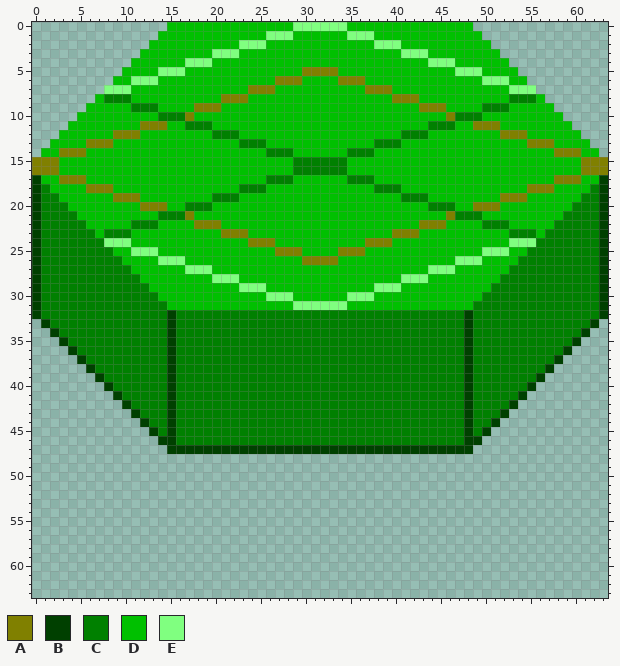
Two versions of one pixel-art sprite, DevelUp.gmx/sprites/images/spr_tile_0.png. Above: the version before the commit.
The file is 64x64 pixels.
Palette (. is transparent): A #808000  B #004000  C #008000  D #00c000  E #80ff80
Pixels before (only the part around the change), first column x 0:
 0 ...............DDDDDDDDDDDDDDEEEEEEDDDDDDDDDDDDDD...............
 1 ..............DDDDDDDDDDDDEEEDDDDDDEEEDDDDDDDDDDDD..............
 2 .............DDDDDDDDDDEEEDDDDDDDDDDDDEEEDDDDDDDDDD.............
 3 ............DDDDDDDDEEEDDDDDDDDDDDDDDDDDDEEEDDDDDDDD............
 4 ...........DDDDDDEEEDDDDDDDDDDDDDDDDDDDDDDDDEEEDDDDDD...........
 5 ..........DDDDEEEDDDDDDDDDDDDDAAAADDDDDDDDDDDDDEEEDDDD..........
 6 .........DDEEEDDDDDDDDDDDDDAAADDDDAAADDDDDDDDDDDDDEEEDD.........
 7 ........EEEDDDDDDDDDDDDDAAADDDDDDDDDDAAADDDDDDDDDDDDDEEE........
 8 .......DCCCDDDDDDDDDDAAADDDDDDDDDDDDDDDDAAADDDDDDDDDDCCCD.......
 9 ......DDDDDCCCDDDDAAADDDDDDDDDDDDDDDDDDDDDDAAADDDDCCCDDDDD......
10 .....DDDDDDDDDCCCADDDDDDDDDDDDDDDDDDDDDDDDDDDDACCCDDDDDDDDD.....
11 ....DDDDDDDDAAADDCCCDDDDDDDDDDDDDDDDDDDDDDDDCCCDDAAADDDDDDDD....
12 ...DDDDDDAAADDDDDDDDCCCDDDDDDDDDDDDDDDDDDCCCDDDDDDDDAAADDDDDD...
13 ..DDDDAAADDDDDDDDDDDDDDCCCDDDDDDDDDDDDCCCDDDDDDDDDDDDDDAAADDDD..
14 .DDAAADDDDDDDDDDDDDDDDDDDDCCCDDDDDDCCCDDDDDDDDDDDDDDDDDDDDAAADD.
15 AAADDDDDDDDDDDDDDDDDDDDDDDDDDCCCCCCDDDDDDDDDDDDDDDDDDDDDDDDDDAAA
16 AAADDDDDDDDDDDDDDDDDDDDDDDDDDCCCCCCDDDDDDDDDDDDDDDDDDDDDDDDDDAAA
17 BDDAAADDDDDDDDDDDDDDDDDDDDCCCDDDDDDCCCDDDDDDDDDDDDDDDDDDDDAAADDB
18 BCDDDDAAADDDDDDDDDDDDDDCCCDDDDDDDDDDDDCCCDDDDDDDDDDDDDDAAADDDDCB
19 BCCDDDDDDAAADDDDDDDDCCCDDDDDDDDDDDDDDDDDDCCCDDDDDDDDAAADDDDDDCCB
20 BCCCDDDDDDDDAAADDCCCDDDDDDDDDDDDDDDDDDDDDDDDCCCDDAAADDDDDDDDCCCB
21 BCCCCDDDDDDDDDCCCADDDDDDDDDDDDDDDDDDDDDDDDDDDDACCCDDDDDDDDDCCCCB
22 BCCCCCDDDDDCCCDDDDAAADDDDDDDDDDDDDDDDDDDDDDAAADDDDCCCDDDDDCCCCCB
23 BCCCCCCDCCCDDDDDDDDDDAAADDDDDDDDDDDDDDDDAAADDDDDDDDDDCCCDCCCCCCB
24 BCCCCCCCEEEDDDDDDDDDDDDDAAADDDDDDDDDDAAADDDDDDDDDDDDDEEECCCCCCCB
25 BCCCCCCCCDDEEEDDDDDDDDDDDDDAAADDDDAAADDDDDDDDDDDDDEEEDDCCCCCCCCB
26 BCCCCCCCCCDDDDEEEDDDDDDDDDDDDDAAAADDDDDDDDDDDDDEEEDDDDCCCCCCCCCB
27 BCCCCCCCCCCDDDDDDEEEDDDDDDDDDDDDDDDDDDDDDDDDEEEDDDDDDCCCCCCCCCCB
28 BCCCCCCCCCCCDDDDDDDDEEEDDDDDDDDDDDDDDDDDDEEEDDDDDDDDCCCCCCCCCCCB
29 BCCCCCCCCCCCCDDDDDDDDDDEEEDDDDDDDDDDDDEEEDDDDDDDDDDCCCCCCCCCCCCB
30 BCCCCCCCCCCCCCDDDDDDDDDDDDEEEDDDDDDEEEDDDDDDDDDDDDCCCCCCCCCCCCCB
31 BCCCCCCCCCCCCCCDDDDDDDDDDDDDDEEEEEEDDDDDDDDDDDDDDCCCCCCCCCCCCCCB
32 BCCCCCCCCCCCCCCBCCCCCCCCCCCCCCCCCCCCCCCCCCCCCCCCBCCCCCCCCCCCCCCB
33 .BCCCCCCCCCCCCCBCCCCCCCCCCCCCCCCCCCCCCCCCCCCCCCCBCCCCCCCCCCCCCB.
34 ..BCCCCCCCCCCCCBCCCCCCCCCCCCCCCCCCCCCCCCCCCCCCCCBCCCCCCCCCCCCB..
35 ...BCCCCCCCCCCCBCCCCCCCCCCCCCCCCCCCCCCCCCCCCCCCCBCCCCCCCCCCCB...
36 ....BCCCCCCCCCCBCCCCCCCCCCCCCCCCCCCCCCCCCCCCCCCCBCCCCCCCCCCB....
37 .....BCCCCCCCCCBCCCCCCCCCCCCCCCCCCCCCCCCCCCCCCCCBCCCCCCCCCB.....
38 ......BCCCCCCCCBCCCCCCCCCCCCCCCCCCCCCCCCCCCCCCCCBCCCCCCCCB......
39 .......BCCCCCCCBCCCCCCCCCCCCCCCCCCCCCCCCCCCCCCCCBCCCCCCCB.......
40 ........BCCCCCCBCCCCCCCCCCCCCCCCCCCCCCCCCCCCCCCCBCCCCCCB........
41 .........BCCCCCBCCCCCCCCCCCCCCCCCCCCCCCCCCCCCCCCBCCCCCB.........
42 ..........BCCCCBCCCCCCCCCCCCCCCCCCCCCCCCCCCCCCCCBCCCCB..........
43 ...........BCCCBCCCCCCCCCCCCCCCCCCCCCCCCCCCCCCCCBCCCB...........
44 ............BCCBCCCCCCCCCCCCCCCCCCCCCCCCCCCCCCCCBCCB............
45 .............BCBCCCCCCCCCCCCCCCCCCCCCCCCCCCCCCCCBCB.............
46 ..............BBCCCCCCCCCCCCCCCCCCCCCCCCCCCCCCCCBB..............
47 ...............BBBBBBBBBBBBBBBBBBBBBBBBBBBBBBBBBB...............
48 ................................................................
49 ................................................................
50 ................................................................
51 ................................................................
52 ................................................................
53 ................................................................
54 ................................................................
55 ................................................................
56 ................................................................
After the commit:
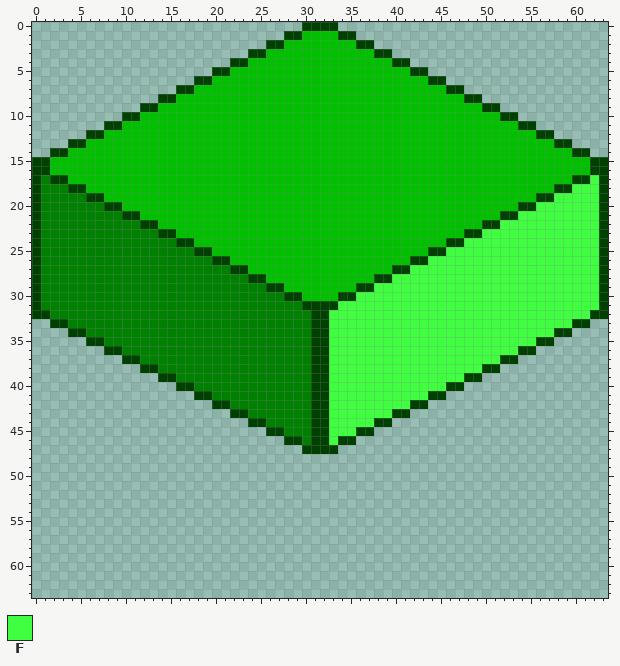
Colours new in this view: F #40ff40
Changes in this commit:
Changed rows in their new state; - is an unchanged pixel.
first column x 0:
 0 ---------------...............BBBB...............---------------
 1 --------------..............BB----BB..............--------------
 2 -------------.............BB--------BB.............-------------
 3 ------------............BB------------BB............------------
 4 -----------...........BB----------------BB...........-----------
 5 ----------..........BB--------DDDD--------BB..........----------
 6 ---------.........BB-------DDD----DDD-------BB.........---------
 7 --------........BB------DDD----------DDD------BB........--------
 8 -------.......BB-----DDD----------------DDD-----BB.......-------
 9 ------......BB----DDD----------------------DDD----BB......------
10 -----.....BB--DDDD----------------------------DDDD--BB.....-----
11 ----....BB--DDD--DDD------------------------DDD--DDD--BB....----
12 ---...BB-DDD--------DDD------------------DDD--------DDD-BB...---
13 --..BBDDD--------------DDD------------DDD--------------DDDBB..--
14 -.BBDD--------------------DDD------DDD--------------------DDBB.-
15 BBD--------------------------DDDDDD--------------------------DBB
16 BBD--------------------------DDDDDD--------------------------DBB
17 -CBBDD--------------------DDD------DDD--------------------DDBBF-
18 --CCBBDDD--------------DDD------------DDD--------------DDDBBFFF-
19 ---CCCBB-DDD--------DDD------------------DDD--------DDD-BBFFFFF-
20 ----CCCCBB--DDD--DDD------------------------DDD--DDD--BBFFFFFFF-
21 -----CCCCCBB--DDDD----------------------------DDDD--BBFFFFFFFFF-
22 ------CCCCC-BB----DDD----------------------DDD----BBFFFFFFFFFFF-
23 -------C---CCCBB-----DDD----------------DDD-----BBFFFFFFFFFFFFF-
24 --------CCCCCCCCBB------DDD----------DDD------BBFFFFFFFFFFFFFFF-
25 ---------CCCCCCCCCBB-------DDD----DDD-------BBFFFFFFFFFFFFFFFFF-
26 ----------CCCCCCCCCCBB--------DDDD--------BBFFFFFFFFFFFFFFFFFFF-
27 -----------CCCCCCCCCCCBB----------------BBFFFFFFFFFFFFFFFFFFFFF-
28 ------------CCCCCCCCCCCCBB------------BBFFFFFFFFFFFFFFFFFFFFFFF-
29 -------------CCCCCCCCCCCCCBB--------BBFFFFFFFFFFFFFFFFFFFFFFFFF-
30 --------------CCCCCCCCCCCCCCBB----BBFFFFFFFFFFFFFFFFFFFFFFFFFFF-
31 ---------------CCCCCCCCCCCCCCCBBBBFFFFFFFFFFFFFFFFFFFFFFFFFFFFF-
32 -B-------------C---------------BBFFFFFFFFFFFFFFFFFFFFFFFFFFFFFB-
33 -.BB-----------C---------------BBFFFFFFFFFFFFFFFFFFFFFFFFFFFBB.-
34 --..BB---------C---------------BBFFFFFFFFFFFFFFFFFFFFFFFFFBB..--
35 ---...BB-------C---------------BBFFFFFFFFFFFFFFFFFFFFFFFBB...---
36 ----....BB-----C---------------BBFFFFFFFFFFFFFFFFFFFFFBB....----
37 -----.....BB---C---------------BBFFFFFFFFFFFFFFFFFFFBB.....-----
38 ------......BB-C---------------BBFFFFFFFFFFFFFFFFFBB......------
39 -------.......B----------------BBFFFFFFFFFFFFFFF-B.......-------
40 --------........BB-------------BBFFFFFFFFFFFFFBB........--------
41 ---------.........BB-----------BBFFFFFFFFFFFBB.........---------
42 ----------..........BB---------BBFFFFFFFFFBB..........----------
43 -----------...........BB-------BBFFFFFFFBB...........-----------
44 ------------............BB-----BBFFFFFBB............------------
45 -------------.............BB---BBFFFBB.............-------------
46 --------------..............BB-BBFBB..............--------------
47 ---------------...............----...............---------------
Pixel boxes of the changes (left, top, right, bottom) in both pictures:
changed: (32, 22, 608, 454)
